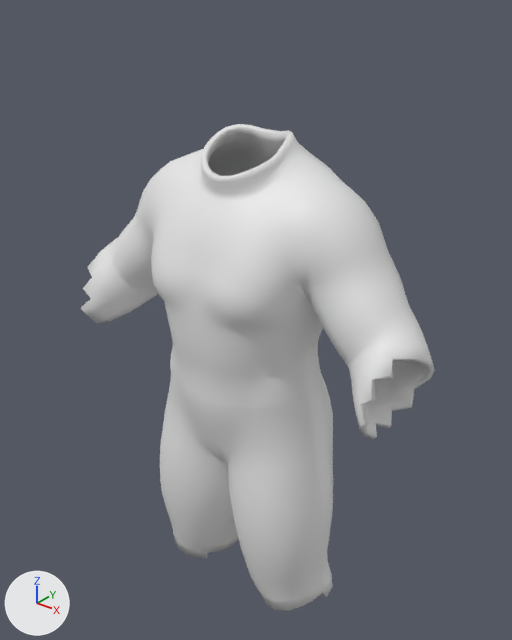
A saved change to the FBX model unity/Assets/Art/Chars/Garments/guard_merchant.fbx.
Both versions are drawn from a 50 mm camera at (0.931, -1.161, 1.921) aimed at (0.003, -0.002, 1.202). The axes (+X, +Y, +Z) are drawn at lower left. The lights are the same throughout. The first picture is the older version.

Names of what the first picture shows: 'garment_guard_merchant'.
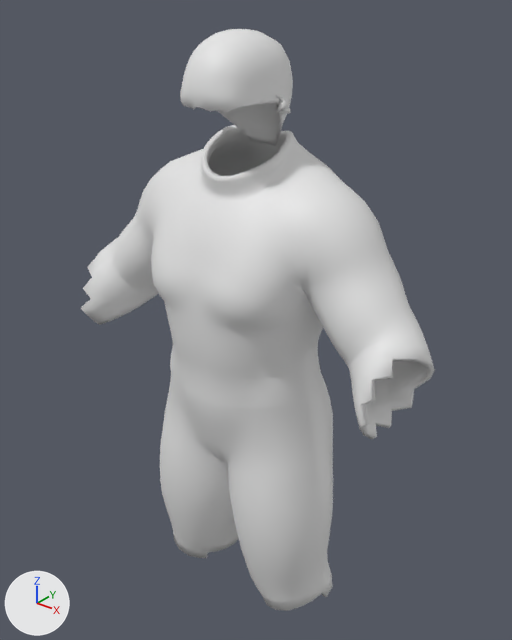
Location of each change, (x1, y1, x2, y2) in pixels of the pictures (512 x 640 px):
'garment_guard_merchant', reshaped (19% taller)
    before: (81, 124, 435, 611)
    after: (81, 29, 435, 611)
part 1 of me_garment_guard_merchant, added
    after: (180, 29, 293, 146)

Edits to the bpy script that builds the scene:
```text
Add mat_hair:
    mat_hair = principled_material('hair')
    mat_hair.base_color = (0.8, 0.8, 0.8)  # white #e7e7e7
Change me_garment_guard_merchant:
    used by ob_garment_guard_merchant; location = (0.0, 0.0, 0.0)
    remove me_garment_guard_merchant.from_pydata(...)  # 3778 vertices, 3784 faces; spans x -0.46..0.46, y -0.207..0.14, z 0.476..1.635
    add me_garment_guard_merchant.from_pydata(...)  # 6026 vertices, 6040 faces; spans x -0.46..0.46, y -0.207..0.14, z 0.476..1.83
    me_garment_guard_merchant part 1: a new loose piece of 1760 vertices spanning x -0.111..0.111, y -0.172..0.067, z 1.602..1.83, in mat_hair (white #e7e7e7)
    other edits to the shape of me_garment_guard_merchant do not show in these pictures
    add me_garment_guard_merchant.materials.append(mat_hair)  # white #e7e7e7
```
